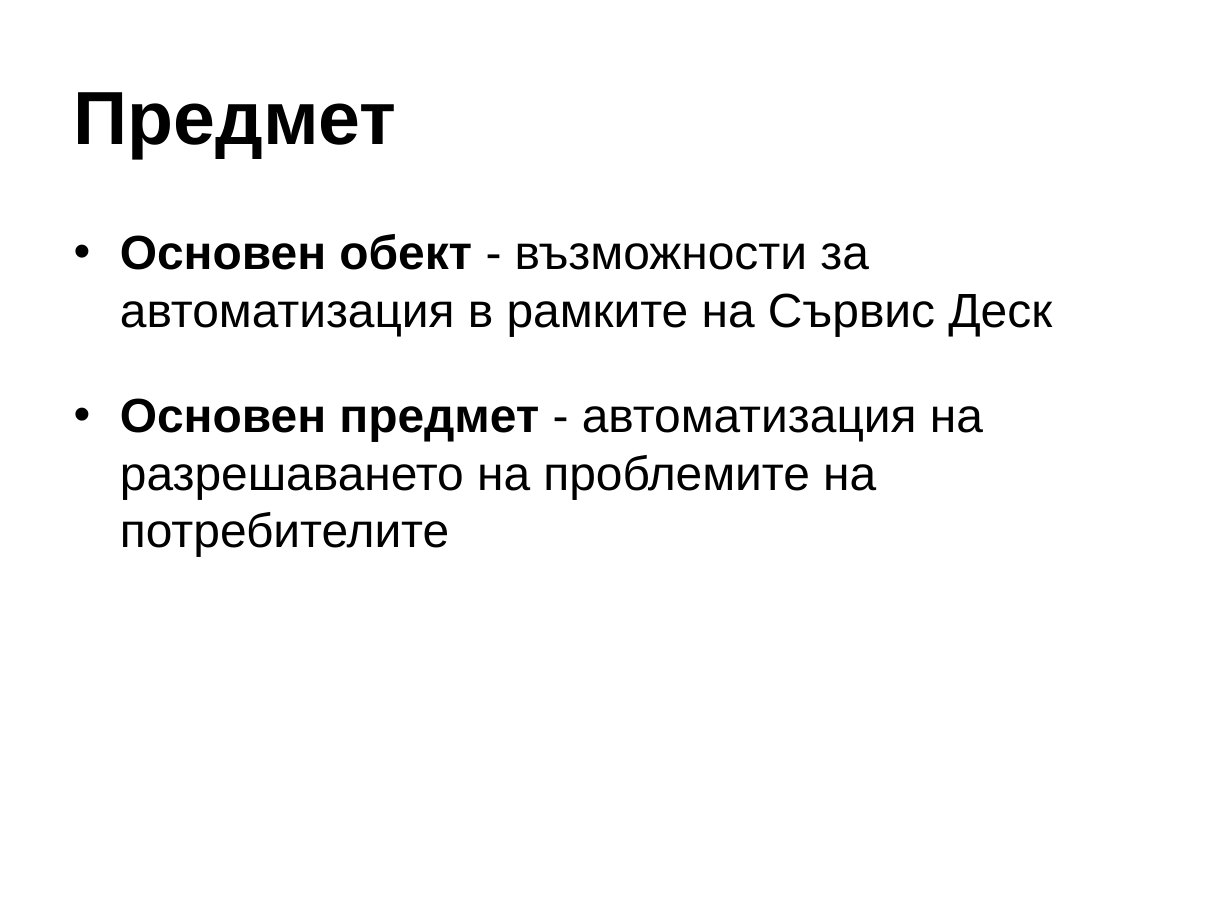
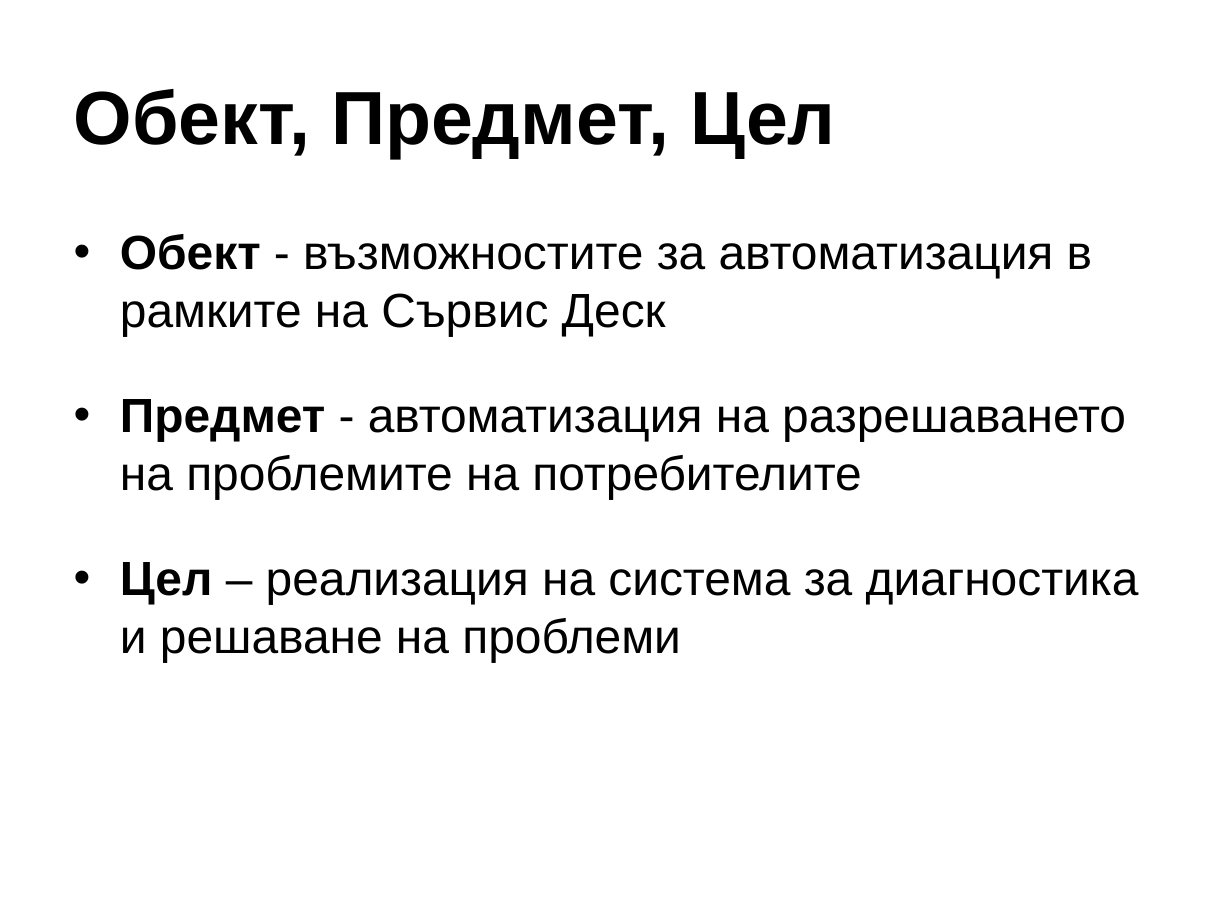
Before and after one commit to bubata85/problem_solver, a slide deck: slide 2 of docs/official/problem_solver.ppt. Drawn at 1232x924 pixels with LibreOffice and Linux fonts; fonts in the diff are those of the drawing; background and template pictures are left out. Boxes give left, top, right and bottom in pixels: in the first picture for what was removed or moved away, otherwise in the second. Text is boxed around its words. In the diff, an @@ line names an element or a change of style, - is before the commit and + after.

```diff
--- a/docs/official/problem_solver.ppt
+++ b/docs/official/problem_solver.ppt
@@ title at (74,89,836,158): text changed @@
-Предмет
+Обект, Предмет, Цел
@@ text at (120,234,1139,662): text changed @@
-• Основен обект - възможности за автоматизация в рамките на Сървис Деск
-• Основен предмет - автоматизация на разрешаването на проблемите на потребителите
+• Обект - възможностите за автоматизация в рамките на Сървис Деск
+• Предмет - автоматизация на разрешаването на проблемите на потребителите
+• Цел – реализация на система за диагностика и решаване на проблеми
```
Also in this commit, not shown: 3 other slides changed, 1 slide added.
